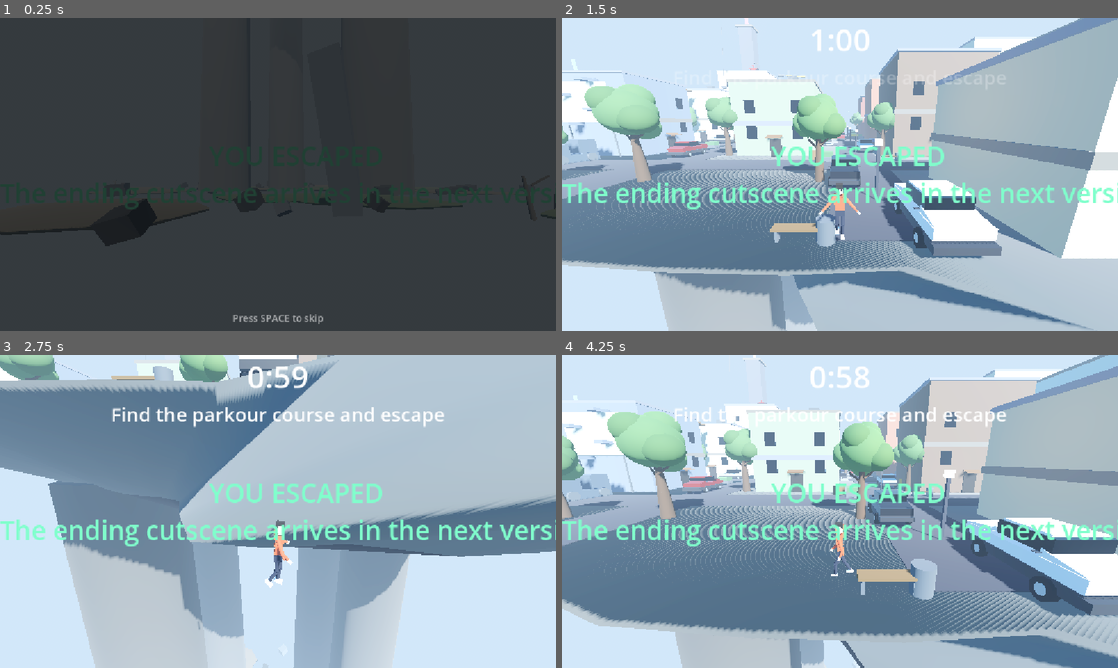
Above: before the commit, frames 1-4 (two rows, left to right).
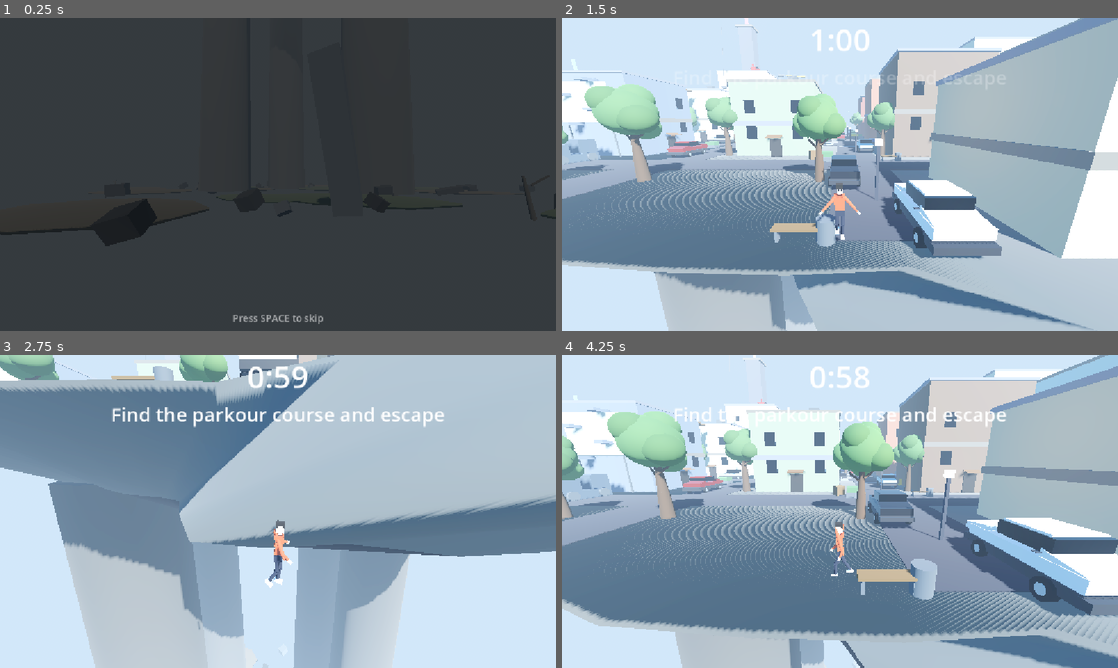
Above: after the commit, the same moments.

Repository: hasanhug/The---Falling---City
Game: Godot game, scene res://main.tscn
Same seed, same stepped clock (60 frames per second), same inputs: the game is played once before the commit and once after it.
Inputs (mouse positions are in pixels of both pictures, inside the frame that each line leads up to):
- Up to frame 1 (0.25 s): no input
- Up to frame 2 (1.5 s): tap Space (jump) at 0.5, 0.77 s; move the mouse to (962, 158) at 0.52 s; hold D (move_right) 0.53-1.28 s; tap E (interact) at 0.6 s; click (962, 158) at 0.67 s; move the mouse to (728, 190) at 1.27 s; hold S (move_back) from 1.28 s (still down); tap Shift (sprint) at 1.35 s
- Up to frame 3 (2.75 s): tap Space (jump) at 1.52 s; move the mouse to (333, 442) at 2.02 s; release S (move_back) at 2.03 s; hold D (move_right) from 2.03 s (still down); tap Mouse wheel up (zoom_in) at 2.1 s
- Up to frame 4 (4.25 s): move the mouse to (812, 574) at 2.77 s; release D (move_right) at 2.78 s; hold W (move_forward) 2.78-3.53 s; tap Mouse wheel down (zoom_out) at 2.85 s; click (812, 574) at 2.92 s; tap Space (jump) at 3.02, 3.77 s; move the mouse to (1006, 558) at 3.52 s; hold A (move_left) from 3.53 s (still down); tap E (interact) at 3.6 s

The runs differ from the first frame. In frame 1, 0.2% of the frame differs, in the area x 15-100%, y 54-62%; in frame 2, 3.1%; in frame 3, 3.1%; in frame 4, 3.2%, in the area x 0-100%, y 14-62%.
Error before the commit: Parse Error: Cannot infer the type of "near" variable because the value doesn't have a set type. (res://plane.gd:59)

Commit message:
Changed the plane error

Diff:
--- a/plane.gd
+++ b/plane.gd
@@ -21,12 +21,11 @@
 const BOARD_RANGE := 4.5
 const DESTINATION_RANGE := 35.0
 
-@onready var player: Node = get_node("../Player")
+@onready var player: Node3D = get_node("../Player") as Node3D
 @onready var rumble: Node = get_node("../Rumble")
 @onready var beacon: Node3D = get_node("../BeaconIsland")
 @onready var body: Node3D = $Body
 @onready var propeller: Node3D = $Body/Propeller
-@onready var camera_pivot: Node3D = $Body/CameraPivot
 @onready var camera: Camera3D = $Body/CameraPivot/Camera3D
 @onready var hint_label: Label3D = $HintLabel
 @onready var fade_rect: ColorRect = $UI/FadeRect
